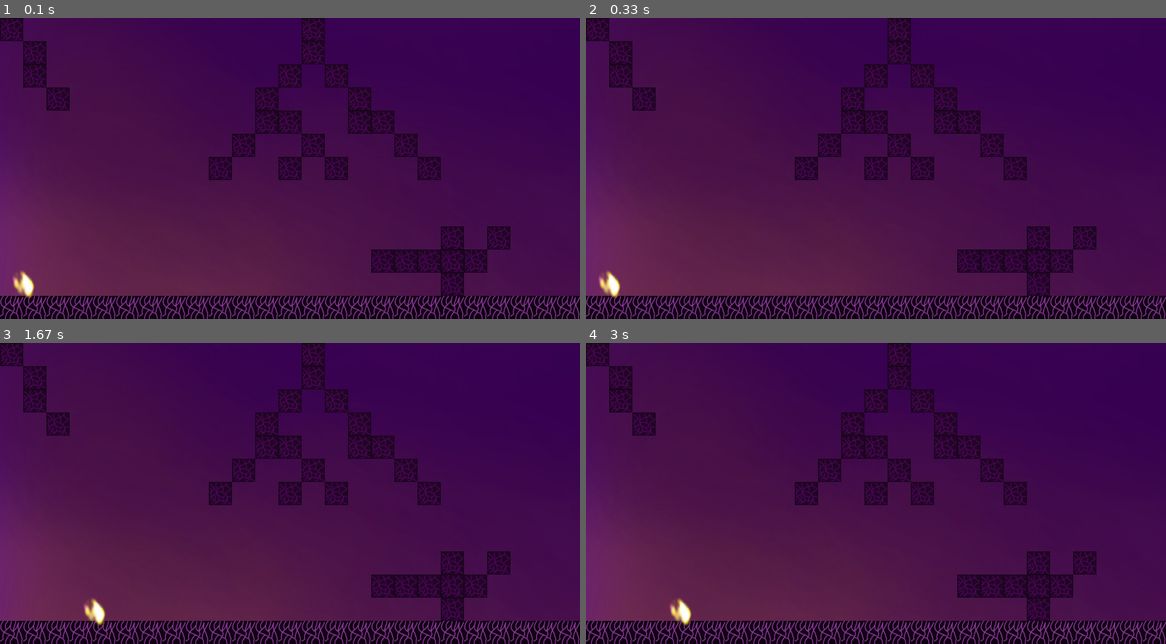
Above: before the commit, frames 1-4 (two rows, left to right).
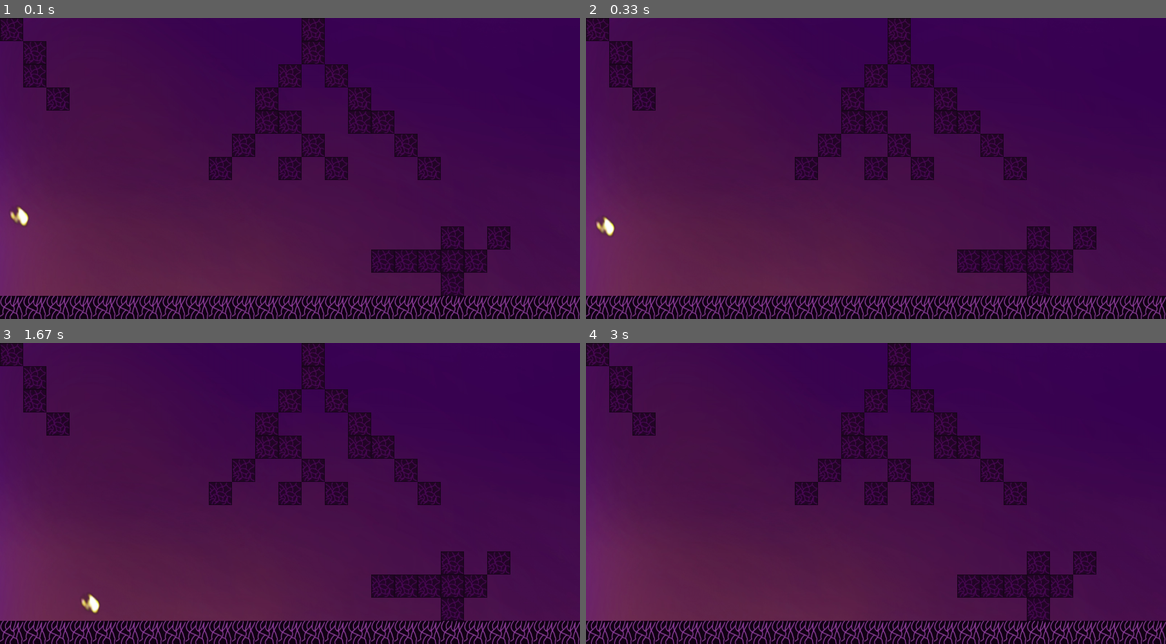
Above: after the commit, the same moments.

Repository: gurevnind/MorningRayNew
Game: pygame game, started from pygame_template.py
The game is run twice, just before and just after one commit, with the same random seed, the same clock (stepped at 60 frames per second) and the same inputs.
Inputs:
- Up to frame 1 (0.1 s): no input
- Up to frame 2 (0.33 s): no input
- Up to frame 3 (1.67 s): tap Space at 0.33, 0.73, 1.03 s; hold D 0.67-1.13 s
- Up to frame 4 (3 s): no input

The runs differ from the first frame. In frame 1, 0.3% of the frame differs, in the area x 1-6%, y 62-94%; in frame 2, 0.3%; in frame 3, 0.3%; in frame 4, 0.2%.

Commit message:
Initial Commit

Diff:
--- a/block.py
+++ b/block.py
@@ -19,6 +19,7 @@
 
 class Wall(pygame.sprite.Sprite):
     def __int__(self):
+
         pygame.sprite.Sprite.__init__(self)
         self.image = pygame.Surface((64, 64))
         self.image = pygame.image.load("img\\oblect.JPG")
--- a/pygame_template.py
+++ b/pygame_template.py
@@ -2,7 +2,6 @@
 from block import *
 from sprite import *
 from maps import *
-
 WIDTH = 1600
 HEIGHT = 832
 FPS = 60
@@ -14,15 +13,32 @@
 pygame.display.set_caption('MorningRay')
 clock = pygame.time.Clock()
 all_sprites = pygame.sprite.Group()
+test_group = pygame.sprite.Group()
 player = Hero()
 all_sprites.add(player)
 map = maps[0]
+gravity_v = 2
 
+for y1 in range(13):
+    for x1 in range(25):
+        if map[y1][x1] == 2:
+            brick = pygame.sprite.Sprite()
+            brick.image = pygame.Surface((64, 64), pygame.SRCALPHA)  #
+            brick.image = pygame.image.load("img\\object.JPG")
+            brick.rect = brick.image.get_rect()
+            brick.rect.topleft = (x1 * 64, y1 * 64)
+            test_group.add(brick)
+        elif map[y1][x1] == 1:
+            floor = pygame.sprite.Sprite()
+            floor.image = pygame.Surface((64, 64), pygame.SRCALPHA)  #
+            floor.image = pygame.image.load("img\\floor.JPG")
+            floor.rect = floor.image.get_rect()
+            floor.rect.topleft = (x1 * 64, y1 * 64)
+            test_group.add(floor)
 
 isJump = False
 run = True
 while run:
-
     clock.tick(FPS)
     screen.blit(bg, (0, 0))
     for event in pygame.event.get():
@@ -38,40 +54,49 @@
             player.is_moving = False
             klick += 1
 
-
         if event.type == pygame.KEYUP and  event.key != pygame.K_SPACE:
             player.stop_player(event.key)
 
-    for y in range(13):
-        for x in range(25):
-            if map[y][x] == 1:
-                screen.blit(pygame.image.load("img\\floor.JPG"), (x * 64, y * 64))
-            elif map[y][x] == 2:
-                screen.blit(pygame.image.load("img\\object.JPG"), (x * 64, y * 64))
+    for brick in test_group:
+        screen.blit(brick.image, brick.rect)
 
+    old_player = player.rect.copy()
+    gravity_v = 2
     player.move()
-
-    if player.is_moving:
-        player.move()
-
-    elif isJump:
-        print(player.rect.y)
-        if player.rect.y <= 600:
-            player.rect.y = player.rect.y + player.jump
-            player.jump = player.jump + 1.5
-            if player.jump == 0:
-                player.jump += 1
-            print(player.jump, player.rect.y )
-        else:
-            isJump = False
-            player.jump = 0
-            player.rect.y = 600
-            klick = 0
+    if not isJump:
+        if player.is_moving and player.rect.colliderect(brick) == False:
+            player.move()
+        elif player.is_moving and player.rect.colliderect(brick):
+            player.stop_player()
+    else:
+        # print(player.rect.y)
+        # min_y = [player.rect.y - brick.rect.y for brick in test_group]
+        # min_y = [x for x in min_y if x < 0]
+        # min_y = max(min_y)
+                if player.rect.colliderect(brick) == False:
+                    player.rect.y = player.rect.y + player.jump
+                    player.jump = player.jump + 1.5
+                    if player.jump == 0:
+                        player.jump += 1
+                    print(player.jump, player.rect.y )
+                else:
+                    isJump = False
+                    player.jump = 0
+                    klick = 0
+                    player.stop_player()
 
 
+
+
+    for brick in test_group:
+        if player.rect.colliderect(brick):
+            print("COLLISION")
+            player.rect = old_player
+            gravity_v = 0
+
+    player.rect.y += gravity_v
     all_sprites.update()
-
+    test_group.update()
     all_sprites.draw(screen)
     pygame.display.flip()
-
     pygame.display.update()
--- a/sprite.py
+++ b/sprite.py
@@ -14,9 +14,9 @@
         self.i_x = 180 * self.scale_f
         self.i_y = 104 * self.scale_f
         self.image = player_img
-        self.image = pygame.transform.scale(self.image, (self.i_x, self.i_y))
-        self.rect = self.image.get_rect()
-        self.rect.center = (60, 749)
+        self.image = pygame.transform.scale(self.image, (64, 64))
+        self.rect = pygame.Rect(0, 0, 64, 80)
+        self.rect.topleft = (20, 716 - 210)
         self.d_left = 0
         self.d_right = 0
         self.d_down = 0
@@ -68,10 +68,3 @@
         if _key == pygame.K_SPACE:
             self.jump = -17
             self.is_moving = False
-
-
-
-
-
-
-player = Hero()
Binary file changed: img/hero.png
